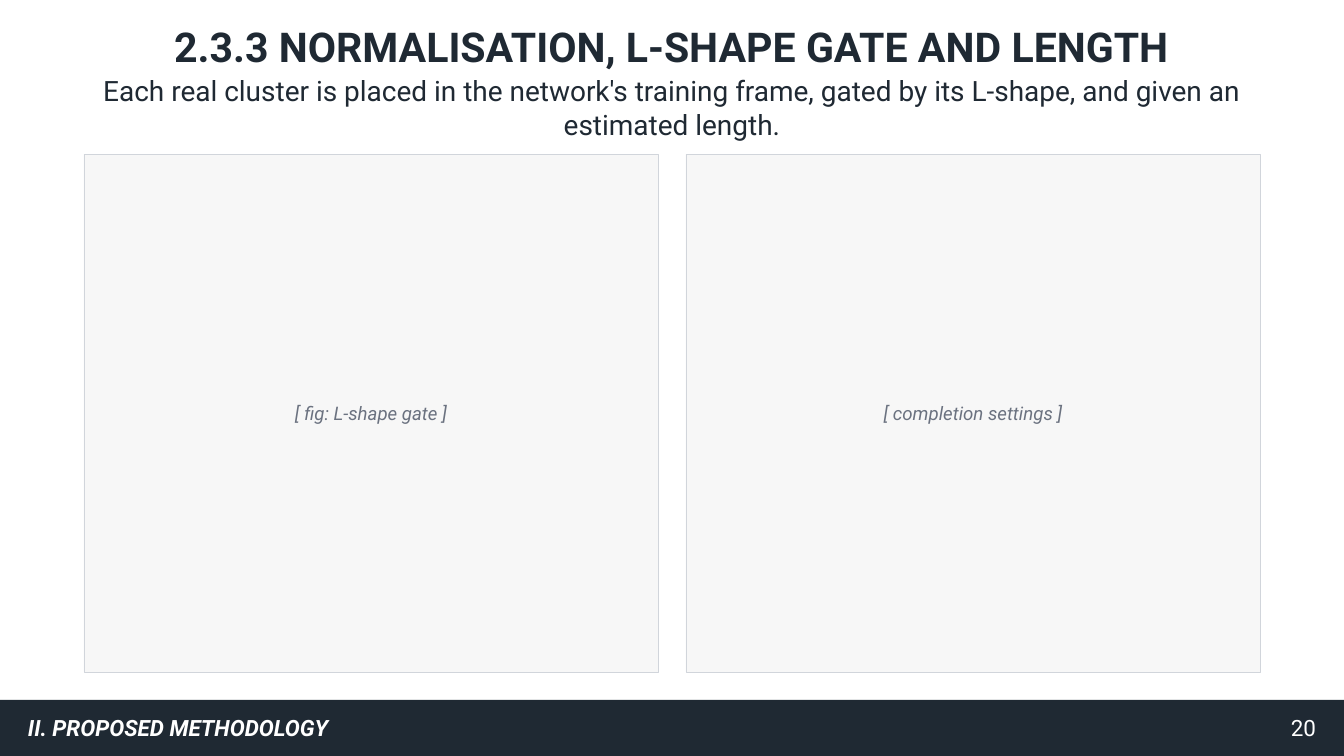
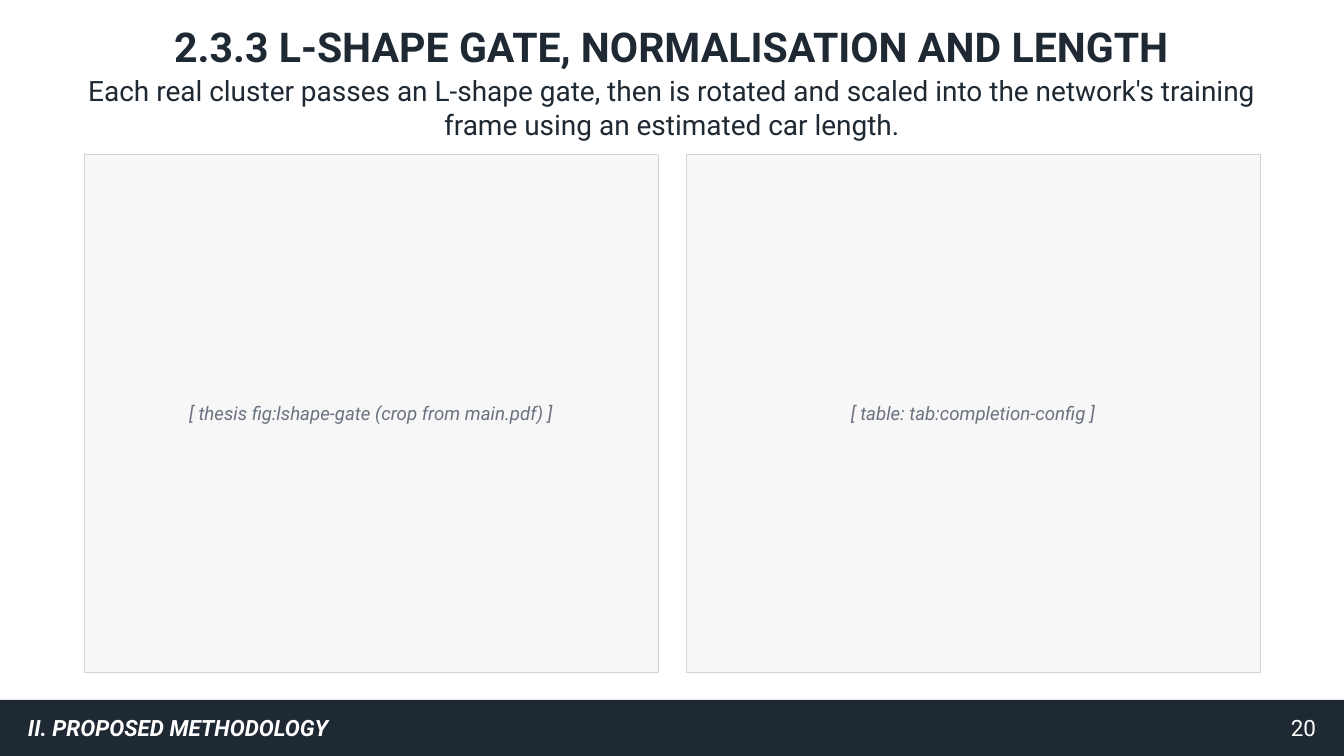
Before and after one commit to gooners006/LIDAR_Segmentation, a slide deck: slide 20 of docs/defense/deck_v2.pptx. Drawn at 1344x756 pixels with LibreOffice and Linux fonts; fonts in the diff are those of the drawing. Boxes give left, top, right and bottom in pixels: in the first picture for what was removed or moved away, otherwise in the second. Text is boxed around its words. In the diff, an @@ line names an element or a change of style, - is before the commit and + after.

```diff
--- a/docs/defense/deck_v2.pptx
+++ b/docs/defense/deck_v2.pptx
@@ text at (174,32,1169,69): text changed @@
-2.3.3 NORMALISATION, L-SHAPE GATE AND LENGTH
+2.3.3 L-SHAPE GATE, NORMALISATION AND LENGTH
@@ text at (88,80,1254,141): text changed @@
-Each real cluster is placed in the network's training frame, gated by its L-shape, and given an estimated length.
+Each real cluster passes an L-shape gate, then is rotated and scaled into the network's training frame using an estimated car length.
@@ text at (199,405,543,424): text changed @@
-[ fig: L-shape gate ]
+[ thesis fig:lshape-gate (crop from main.pdf) ]
@@ text at (860,406,1085,424): text changed @@
-[ completion settings ]
+[ table: tab:completion-config ]
```
Also in this commit, not shown: 44 other slides changed, 9 slides added, 7 slides removed, 48 other files.
